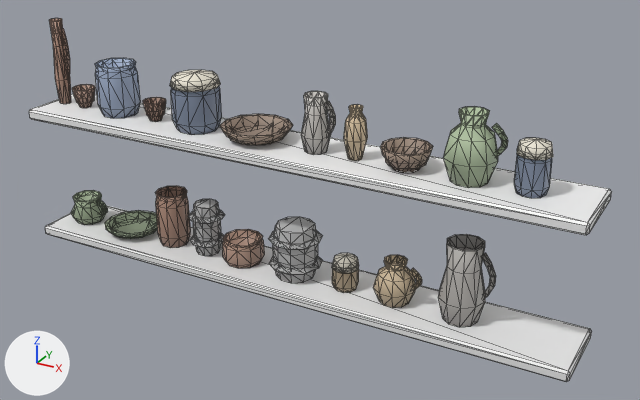
A saved change to the glTF model assets/models/furniture/crock_shelf.glb.
Rendered twice from a 50 mm lens placed at (1.81, -2.99, 3.33), pointed at (0.15, 0.03, 1.82). The lights are fixed; the arrows at lower left show +X, +Y and +Z. The first picture is the older version. Mesh edges are drawn as thin lines. Vertices at exactly the same position are counted once.

The first picture shows 'barrel.002'.
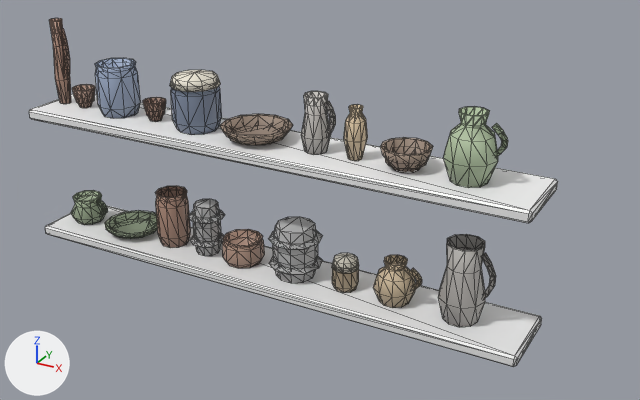
Where the change shows, as pixel boxes [x1, y1, x2, y2] in the pictures (640 x 400 px; the box of a moved part takes in the faces that stretch with it):
'barrel.002', reshaped (9% narrower): before [29, 18, 612, 382]; after [29, 18, 558, 367]
part 1 of me_barrel_012, deleted (blue): before [514, 155, 552, 198]
part 2 of me_barrel_012, deleted: before [517, 138, 553, 160]
part 3 of me_barrel_012, moved or reshaped: before [29, 94, 612, 235]; after [29, 94, 558, 223]
part 4 of me_barrel_012, moved or reshaped: before [45, 205, 592, 382]; after [45, 205, 542, 367]

The change, as a diff of the scene's bpy script:
```diff
--- a/assets/models/furniture/crock_shelf.glb.py
+++ b/assets/models/furniture/crock_shelf.glb.py
@@ me_barrel_012 @@
 # used by ob_barrel_002; location = (0.0, 0.0, 0.0)
-me_barrel_012.from_pydata(...)  # 1701 vertices, 3182 faces; spans x -1.3..1.3, y -0.18..0.17, z 1.4..2.45
+me_barrel_012.from_pydata(...)  # 1630 vertices, 3048 faces; spans x -1.3..1.1, y -0.18..0.17, z 1.4..2.45
+# me_barrel_012 part 1: the loose piece of 50 vertices spanning x 0.98..1.11, y -0.07..0.06, z 2.05..2.22 is deleted
+# me_barrel_012 part 2: the loose piece of 21 vertices spanning x 0.98..1.11, y -0.07..0.06, z 2.2..2.26 is deleted
+# me_barrel_012 part 3: 12 vertices moved from x 1.29..1.3, y -0.18..0.17, z 2.0..2.05 to x 1.09..1.1, y -0.18..0.17, z 2.0..2.05
+# me_barrel_012 part 4: 12 vertices moved from x 1.29..1.3, y -0.18..0.17, z 1.4..1.45 to x 1.09..1.1, y -0.18..0.17, z 1.4..1.45
 me_barrel_012.materials.append(mat_layer_cladding)
```
